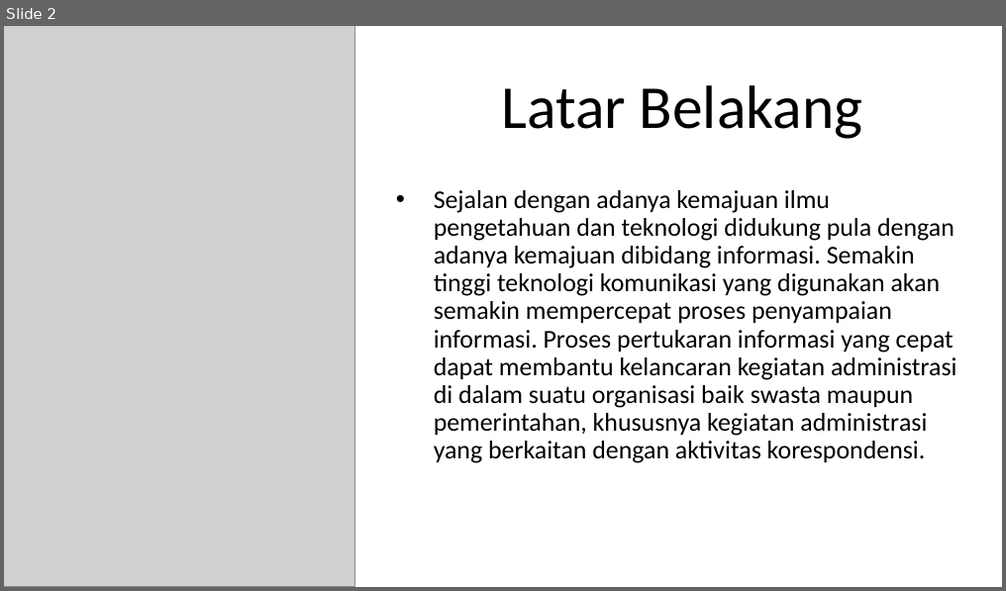
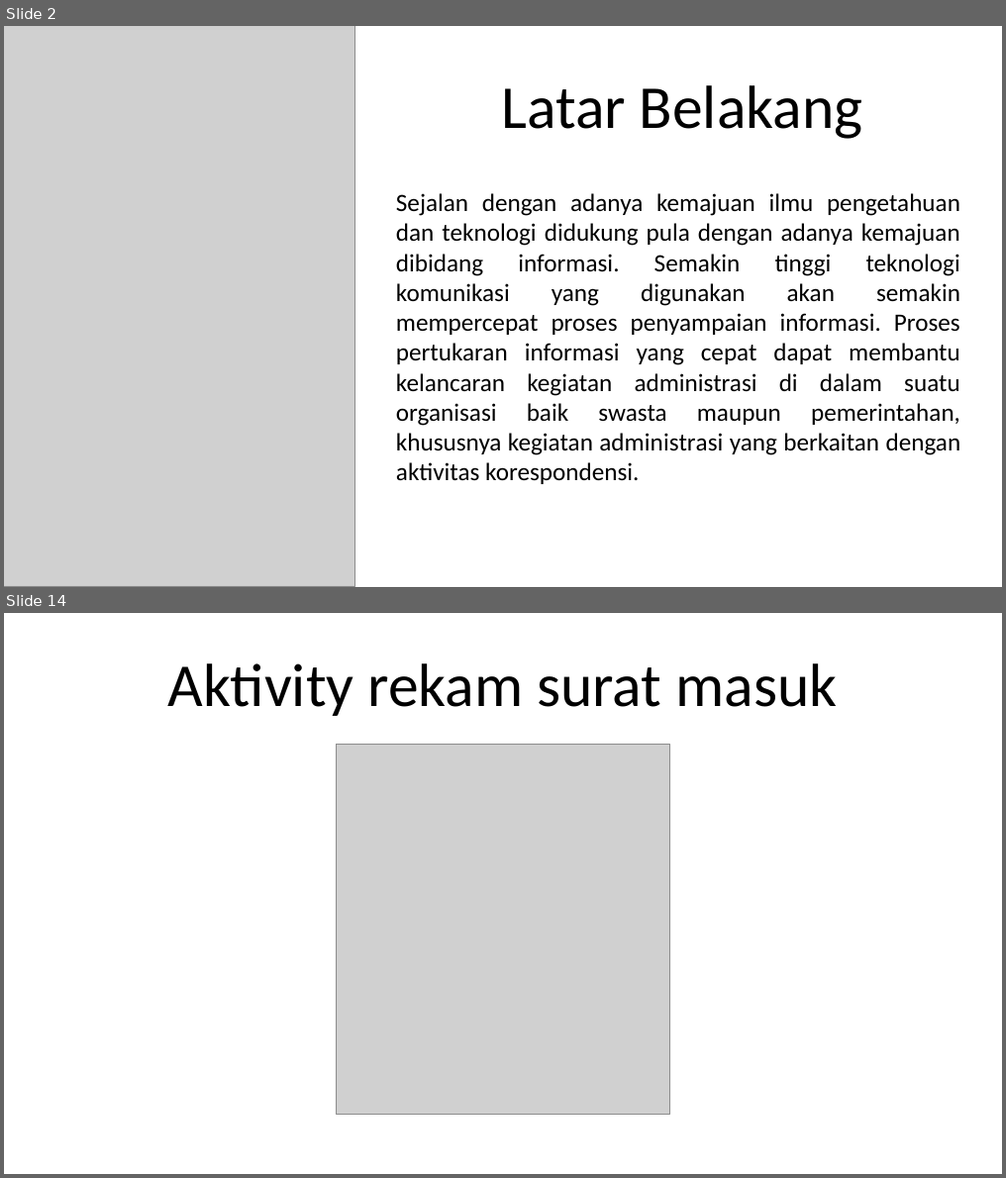
Before and after one commit to Rusadi-0/KULIAH, a slide deck: sip/sidang.pptx. Shown one above the other, each under a label of ours: slide 2 before the commit, slides 2 and 14 after it; the slides between them are not shown. The pictures are 1006x591 and 1006x1178 pixels, drawn with LibreOffice and Linux fonts; fonts in the diff are those of the drawing; grey boxes stand for pictures. Boxes give left, top, right and bottom in pixels: in the first picture for what was removed or moved away, otherwise in the second. Text is boxed around its words. In the diff, an @@ line names an element or a change of style, - is before the commit and + after.

```diff
--- a/sip/sidang.pptx
+++ b/sip/sidang.pptx
@@ slide 14 added at bbox=[4, 613, 1002, 1174], background #FFFFFF @@
@@ title added at bbox=[168, 663, 837, 716], 44 pt, text #000000 @@
+Aktivity rekam surat masuk
@@ picture added at bbox=[337, 744, 669, 1114] @@
@@ slide 2 changed as well @@
@@ text "Sejalan dengan adanya kemajuan ilmu ..." at bbox=[396, 193, 961, 484]: size 18.5 to 18 pt; alignment left to justified; bullet • to none; line spacing 0.9 to 1 @@
```
Also in this commit, not shown: 3 other slides changed, 23 other slides added, 1 slide removed, 7 other files.
